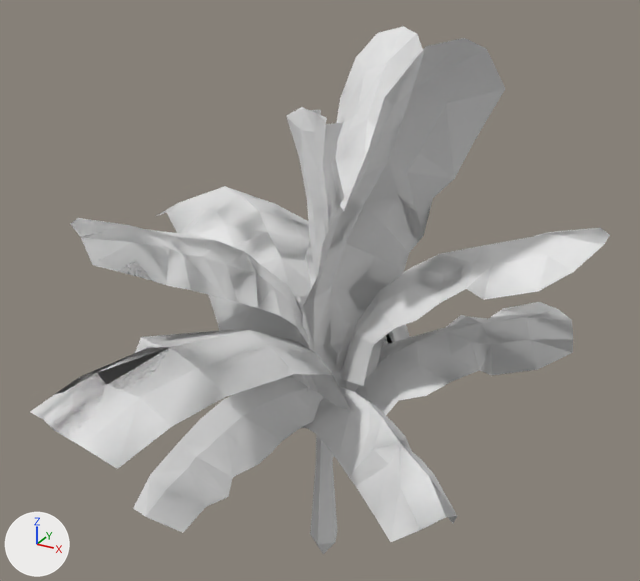
Before and after pictures for a commit that changed the OBJ model GameEngine_IOS/Res/Entities/banana_tree.obj.
One viewpoint serves both versions: a 50 mm camera at (3.95, -7.32, 6.7) aimed at (-0.08, 0.02, 3.03). Lighting does not change. The marker at lower left points along +X, +Y and +Z. Where no turn or scale is listed for an object, it has been applied to the vertices.

In view in the first picture: 'Bananatre0', 'Bananatree'.
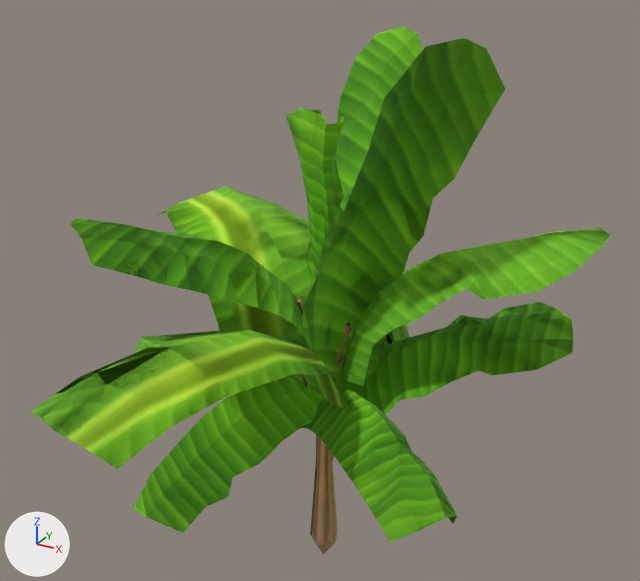
What differs and where, as boxes [x1, y1, x2, y2] in the pictures (640 x 581 px):
'Bananatree', recoloured (grey to green): [30, 26, 610, 542] in both
'Bananatre0', recoloured (grey to brown): [310, 434, 337, 554] in both

Diff of the bpy script that builds the scene:
```diff
--- a/GameEngine_IOS/Res/Entities/banana_tree.obj.py
+++ b/GameEngine_IOS/Res/Entities/banana_tree.obj.py
@@ img_banana_tree_leaf @@
+img_banana_tree_leaf = load_image('banana_tree_leaf', 'banana_tree/banana_tree_leaf.png', 128, 128, 'sRGB')
@@ img_banana_tree_trunk @@
+img_banana_tree_trunk = load_image('banana_tree_trunk', 'banana_tree/banana_tree_trunk.png', 32, 32, 'sRGB')
@@ mat_leaf @@
+mat_leaf = principled_material('Leaf')
+mat_leaf.texture = img_banana_tree_leaf
+mat_leaf.roughness = 1.0
@@ mat_trunk @@
+mat_trunk = principled_material('Trunk')
+mat_trunk.texture = img_banana_tree_trunk
+mat_trunk.roughness = 1.0
@@ me_bananatre0 @@
 me_bananatre0.from_pydata(...)  # 17 vertices, 30 faces; spans x -0.15..0.17, y -0.21..0.11, z -0.29..2.12
+me_bananatre0.materials.append(mat_trunk)  # picture img_banana_tree_trunk
@@ me_bananatree @@
 me_bananatree.from_pydata(...)  # 964 vertices, 1524 faces; spans x -3.0..2.62, y -3.13..2.73, z 0.62..5.73
+me_bananatree.materials.append(mat_leaf)  # picture img_banana_tree_leaf
```
